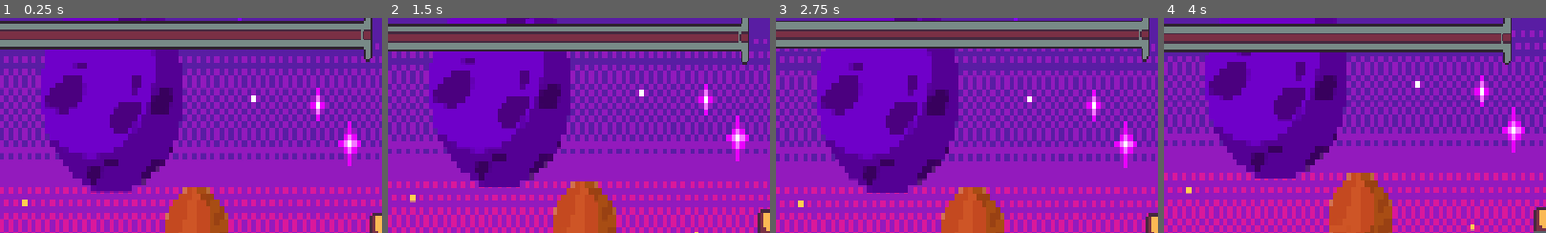
Above: before the commit, frames 1-4 (left to right).
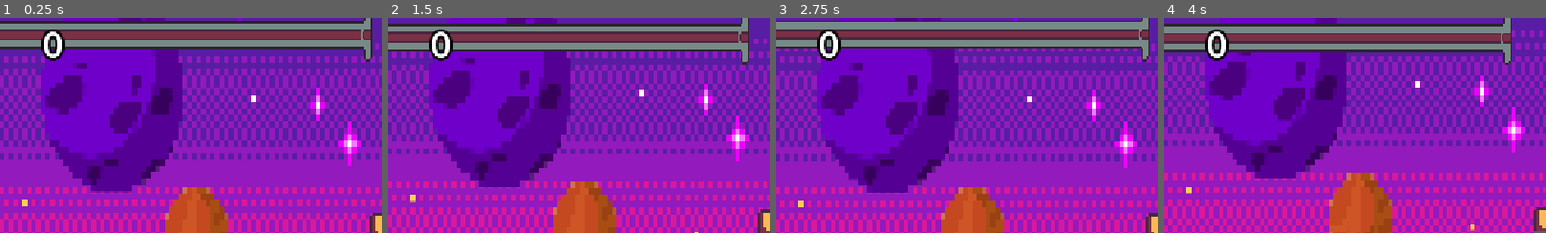
Above: after the commit, the same moments.

Repository: ZYR0PH4G3/Updraft
Game: Godot game, scene res://Game_scree.tscn
The game is run twice, just before and just after one commit, with the same random seed, the same clock (stepped at 60 frames per second) and the same inputs.
Inputs (mouse positions are % of the whole screen's width and height, from its top left):
- Up to frame 1 (0.25 s): no input
- Up to frame 2 (1.5 s): tap Enter (ui_accept) at 0.5, 0.77 s; move the mouse to (72, 45) at 0.52 s; hold Right 0.53-1.28 s; tap Alt at 0.6 s; click (72, 45) at 0.67 s; move the mouse to (30, 55) at 1.27 s; hold Down from 1.28 s (still down); tap Shift at 1.35 s
- Up to frame 3 (2.75 s): tap Enter (ui_accept) at 1.52 s; move the mouse to (60, 28) at 2.02 s; release Down at 2.03 s; hold Right from 2.03 s (still down); tap Alt at 2.1 s
- Up to frame 4 (4 s): move the mouse to (45, 70) at 2.77 s; release Right at 2.78 s; hold Up 2.78-3.53 s; tap Shift at 2.85 s; click (45, 70) at 2.92 s; tap Enter (ui_accept) at 3.02, 3.77 s; move the mouse to (80, 65) at 3.52 s; hold Left from 3.53 s (still down); tap Alt at 3.6 s
The pictures show only the part of the screen within x 0-50%, y 0-50%; the shares and areas given below are measured in that part.

The runs differ from the first frame. In frame 1, 0.7% of the frame differs, in the area x 10-17%, y 5-20%; in frame 2, 0.7%; in frame 3, 0.7%; in frame 4, 0.7%.

Commit message:
made working obstacles and started with a score system

Diff:
--- a/Game_scree.tscn
+++ b/Game_scree.tscn
@@ -1,6 +1,7 @@
 [gd_scene format=3 uid="uid://kyxey8ul5ip5"]
 
 [ext_resource type="Texture2D" uid="uid://ce4hqd8rm2jbe" path="res://assets/8035930c-04d5-4574-8d91-f684f9704ea3.jpg" id="1_aehny"]
+[ext_resource type="Script" uid="uid://0c7da015m3s7" path="res://scripts/spawner_system.gd" id="1_skpbr"]
 [ext_resource type="PackedScene" uid="uid://l4mimevus11p" path="res://spaceship.tscn" id="2_cgf7r"]
 [ext_resource type="Script" uid="uid://b30c7ex0xkgkl" path="res://scripts/Obstacle.gd" id="2_nyvos"]
 [ext_resource type="PackedScene" uid="uid://cfb3gyrctuhtc" path="res://crushers.tscn" id="4_3ppnj"]
@@ -8,7 +9,10 @@
 [sub_resource type="RectangleShape2D" id="RectangleShape2D_3nfwx"]
 size = Vector2(1152, 72)
 
-[node name="Game scene" type="Node2D" unique_id=38723924]
+[node name="Game scene" type="Node2D" unique_id=38723924 node_paths=PackedStringArray("spaceship")]
+script = ExtResource("1_skpbr")
+crusher_scene = ExtResource("4_3ppnj")
+spaceship = NodePath("Spaceship")
 
 [node name="Parallax2D" type="Parallax2D" parent="." unique_id=356571394]
 repeat_size = Vector2(0, 648)
@@ -33,4 +37,16 @@
 [node name="Crushers" parent="." unique_id=2005360761 instance=ExtResource("4_3ppnj")]
 position = Vector2(-16, 80)
 
+[node name="CanvasLayer" type="CanvasLayer" parent="." unique_id=2009053176]
+
+[node name="Score" type="RichTextLabel" parent="CanvasLayer" unique_id=767517989]
+clip_contents = false
+offset_left = 64.0
+offset_right = 136.0
+offset_bottom = 72.0
+theme_override_constants/outline_size = 17
+theme_override_font_sizes/normal_font_size = 56
+text = "0"
+scroll_active = false
+
 [connection signal="body_entered" from="Area2D" to="Area2D" method="_on_body_entered"]
--- a/crushers.tscn
+++ b/crushers.tscn
@@ -8,6 +8,9 @@
 
 [sub_resource type="RectangleShape2D" id="RectangleShape2D_vclpj"]
 size = Vector2(1096, 40)
+
+[sub_resource type="RectangleShape2D" id="RectangleShape2D_ocnw0"]
+size = Vector2(133, 10)
 
 [node name="Crushers" type="Area2D" unique_id=2005360761]
 script = ExtResource("1_gfulq")
@@ -26,4 +29,10 @@
 offset_bottom = 104.0
 texture = ExtResource("2_o5bbk")
 
+[node name="ScoreArea" type="Area2D" parent="." unique_id=1000909556]
+
+[node name="CollisionShape2D" type="CollisionShape2D" parent="ScoreArea" unique_id=1574491662]
+position = Vector2(592, 8)
+shape = SubResource("RectangleShape2D_ocnw0")
+
 [connection signal="body_entered" from="." to="." method="_on_body_entered"]
--- a/scripts/Obstacle.gd
+++ b/scripts/Obstacle.gd
@@ -15,4 +15,4 @@
 	if body.name == "Spaceship":
 		print("Game Over!")
 
-	get_tree().reload_current_scene()
+	get_tree().call_deferred("reload_current_scene")
--- a/scripts/crushers.gd
+++ b/scripts/crushers.gd
@@ -23,4 +23,8 @@
 func _on_body_entered(body: Node2D) -> void:
 	if body.name == "Spaceship":
 		print("GameOver!")
-		get_tree().reload_current_scene()
+		get_tree().call_deferred("reload_current_scene")
+
+
+func _on_score_area_body_entered(body: Node2D) -> void:
+	pass # Replace with function body.
--- /dev/null
+++ b/scripts/spawner_system.gd
@@ -0,0 +1,43 @@
+extends Node2D
+
+@export var crusher_scene: PackedScene
+@export var spaceship: CharacterBody2D
+
+@export var spawn_distance: float = 800.0
+@export var render_ahead: float = 800.0
+
+var next_spawn_y:float = 0.0
+
+@onready var score_label: RichTextLabel = $CanvasLayer/Score
+var score: int = 0
+
+func _ready() -> void:
+	next_spawn_y = spaceship.global_position.y - spawn_distance
+
+# Called every frame. 'delta' is the elapsed time since the previous frame.
+func _process(delta: float) -> void:
+	if not spaceship:
+		return
+
+	while spaceship.global_position.y -  render_ahead < next_spawn_y:
+		spawn_obstacle()
+
+func spawn_obstacle() -> void:
+	var new_obstacle = crusher_scene.instantiate()
+
+	new_obstacle.global_position.y = next_spawn_y
+
+	new_obstacle.global_position.x = 200
+
+	if "start_x" in new_obstacle:
+		new_obstacle.global_position.x = randf_range(-50.0, 50.0)
+
+	add_child(new_obstacle)
+
+	next_spawn_y -= spawn_distance
+
+
+func add_point() -> void:
+	score += 1
+	if score_label:
+		score_label.text = str(score)
Not shown, added: scripts/spawner_system.gd.uid
